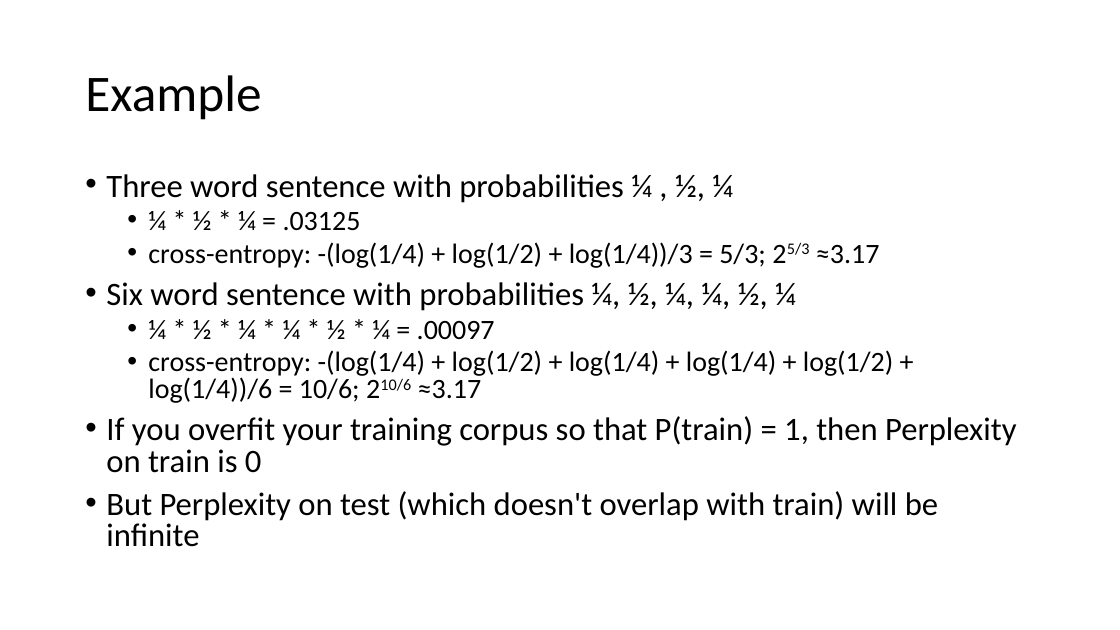
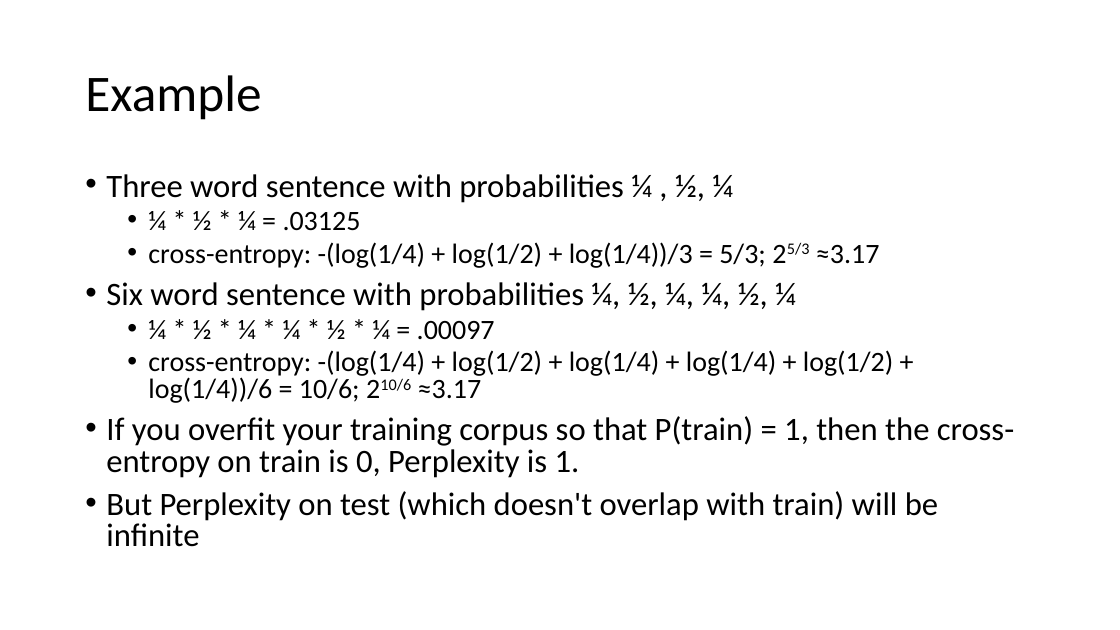
Before and after one commit to isi-nlp/csci_544_fa_18_slides, a slide deck: slide 28 of lm_0921.pptx. Drawn at 1120x630 pixels with LibreOffice and Linux fonts; fonts in the diff are those of the drawing. Boxes give left, top, right and bottom in pixels: in the first picture for what was removed or moved away, otherwise in the second. Text is boxed around its words. In the diff, an @@ line names an element or a change of style, - is before the commit and + after.

```diff
--- a/lm_0921.pptx
+++ b/lm_0921.pptx
@@ text at <box>106,416,1014,478</box>: text changed @@
-• If you overfit your training corpus so that P(train) = 1, then Perplexity on train is 0
+• If you overfit your training corpus so that P(train) = 1, then the cross-entropy on train is 0, Perplexity is 1.
```
Also in this commit, not shown: 2 other files.
